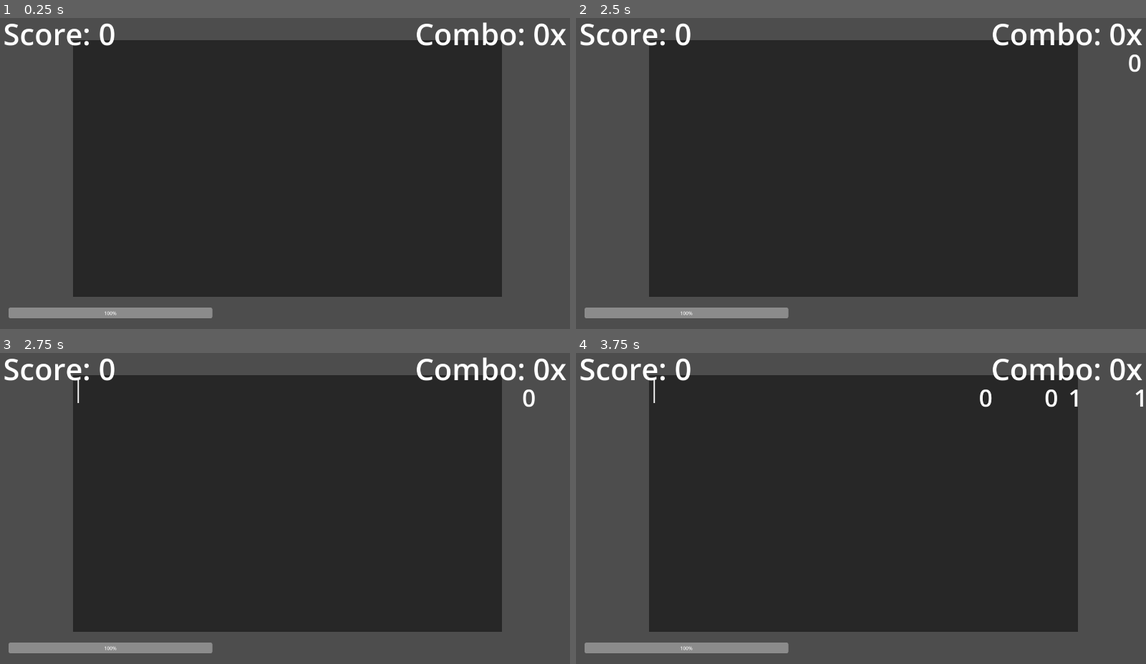
Above: before the commit, frames 1-4 (two rows, left to right).
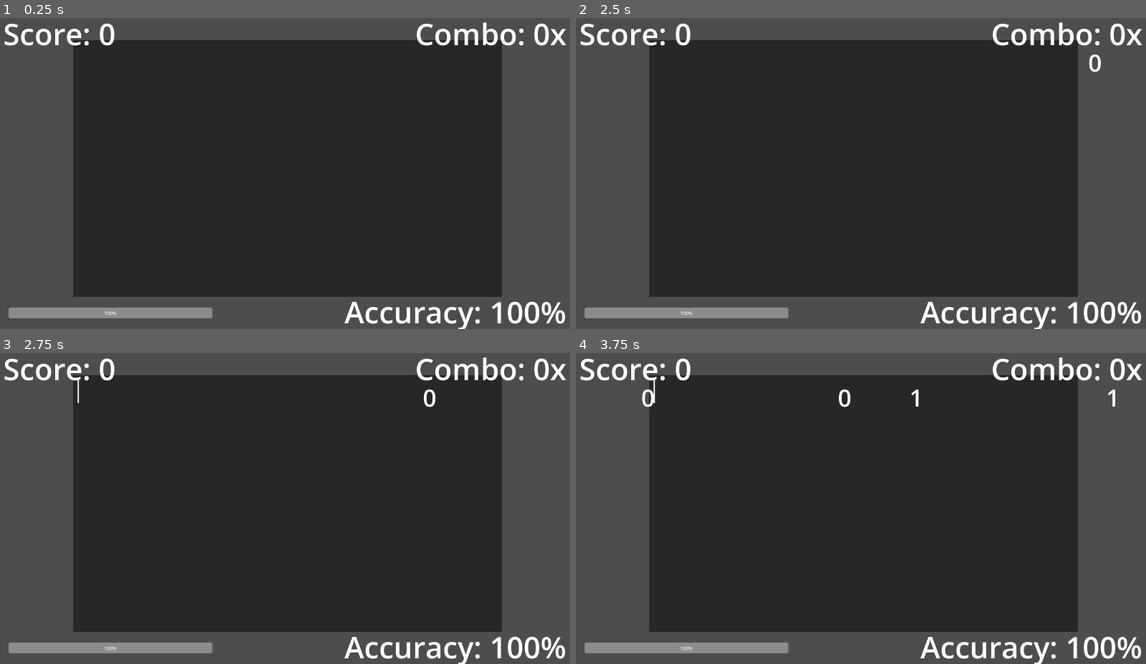
Above: after the commit, the same moments.

Repository: joeljanzen/Bitstreamer
Game: Godot game, scene res://Scenes/test_level.tscn
The game is run twice, just before and just after one commit, with the same random seed, the same clock (stepped at 60 frames per second) and the same inputs.
Inputs:
- Up to frame 1 (0.25 s): no input
- Up to frame 2 (2.5 s): tap Enter (enter) at 0.5, 1.55, 2, 2.1 s; tap 0 (0 bit) at 0.6 s; tap 1 (1 bit) at 0.8, 1.35 s; tap Space at 1.25 s; tap Q (spawn 0 bit) at 2.3 s
- Up to frame 3 (2.75 s): no input
- Up to frame 4 (3.75 s): tap Q (spawn 0 bit) at 2.85 s; tap W (spawn 1 bit) at 3.05, 3.6 s

The runs differ from the first frame. In frame 1, 1.0% of the frame differs, in the area x 60-100%, y 91-100%; in frame 2, 1.2%; in frame 3, 1.2%; in frame 4, 1.5%, in the area x 11-100%, y 11-100%.

Commit message:
Track overall accuracy

Diff:
--- a/Scenes/level_ui.tscn
+++ b/Scenes/level_ui.tscn
@@ -25,6 +25,18 @@
 fit_content = true
 scroll_active = false
 
+[node name="Accuracy" type="RichTextLabel" parent="CanvasLayer" unique_id=688530627]
+offset_left = 738.0
+offset_top = 954.0
+offset_right = 1908.0
+offset_bottom = 1062.0
+theme = ExtResource("1_gw16p")
+theme_override_font_sizes/normal_font_size = 100
+text = "Accuracy: 100%"
+fit_content = true
+scroll_active = false
+horizontal_alignment = 2
+
 [node name="Combo" type="RichTextLabel" parent="CanvasLayer" unique_id=286627677]
 offset_left = 1152.0
 offset_top = 18.0
--- a/Scripts/Gameplay/bit.gd
+++ b/Scripts/Gameplay/bit.gd
@@ -54,8 +54,7 @@
 
 	# bit is offscreen
 	if position.x < -Bit.get_width():
-		Signals.combo_break.emit()
-		Signals.damage.emit(_damage)
+		Signals.miss.emit(_damage)
 		queue_free()
 
 
@@ -86,9 +85,7 @@
 				return false
 			# score decreases, take extra damage, and lose combo
 			elif get_value() == BitType.Type.ZERO || get_value() == BitType.Type.ONE:
-				Signals.score.emit(PerformanceCalculator.get_score_on_incorrect())
-				Signals.damage.emit(PerformanceCalculator.get_damage_on_incorrect(_damage))
-				Signals.combo_break.emit()
+				Signals.miss.emit(PerformanceCalculator.get_damage_on_incorrect(_damage))
 
 		kill()
 		return true
@@ -98,7 +95,7 @@
 
 ## the game clicked the bit for you! (combo breaks and you don't get score)
 func auto_click() -> void:
-	Signals.combo_break.emit()
+	Signals.miss.emit(0) # works like a miss but you take no damage
 	kill()
 
 
--- a/Scripts/Gameplay/play_area.gd
+++ b/Scripts/Gameplay/play_area.gd
@@ -56,11 +56,11 @@
 
 	# DEBUG
 	if Input.is_action_just_pressed("spawn 0 bit"):
-		send_bit(BitType.Type.ZERO, 400)
+		send_bit(BitType.Type.ZERO, 1200)
 	elif Input.is_action_just_pressed("spawn 1 bit"):
-		send_bit(BitType.Type.ONE, 400)
+		send_bit(BitType.Type.ONE, 1200)
 	elif Input.is_action_just_pressed("spawn enter"):
-		send_bit(BitType.Type.ENTER, 400)
+		send_bit(BitType.Type.ENTER, 1200)
 
 
 ## send a bit down the current line
--- a/Scripts/Global/performance_calculator.gd
+++ b/Scripts/Global/performance_calculator.gd
@@ -15,9 +15,16 @@
 ## it's outside of this range, will not be autoclicked before it goes offscreen and bad things
 ## will happen
 var clickable_range = 500
+## holds statistics for the current level
+var statistics: LevelStatistics
 
 ## multiply the base damage by this amount on an incorrect click
 const INCORRECT_DAMAGE_MULT = 4
+
+
+## connect the statistics for the current level to the performance calculator
+func connect_stats(stats: LevelStatistics):
+	statistics = stats
 
 
 ## returns if a click is close enough to the perfect click time to be clickable,
@@ -33,7 +40,7 @@
 
 
 ## calculate the score to gain on a correct click,
-## given accuracy in milliseconds off the perfect click
+## given accuracy in milliseconds off a perfect click
 func get_score(accuracy: float) -> int:
 	accuracy = abs(accuracy)
 	if accuracy <= perfect_click_range:
@@ -44,11 +51,6 @@
 		return BAD_CLICK_SCORE
 
 
-## get the amount of score to lose on an incorrect click
-func get_score_on_incorrect() -> int:
-	return -PERFECT_CLICK_SCORE
-
-
 ## get the amount of damage to take on an incorrect click, given the base damage
 func get_damage_on_incorrect(base_damage: int) -> int:
 	return base_damage * INCORRECT_DAMAGE_MULT
--- a/Scripts/Global/signals.gd
+++ b/Scripts/Global/signals.gd
@@ -1,8 +1,15 @@
 extends Node
 ## global signals
 
+## score was gained.
+## provides the amount of score (can be negative)
 signal score(amount: int)
+## a bit has been missed.
+## provides the damage that is dealt as a result
+signal miss(damage: int)
 
-signal combo_break
-
-signal damage(amount: int)
+# this may not be used idk
+## a bit has been incorrectly clicked.
+## provides the base damage that is dealt as a result
+## (this will be multiplied by some value depending on level difficulty)
+signal incorrect_click(damage: int)
--- a/Scripts/UI/level_ui.gd
+++ b/Scripts/UI/level_ui.gd
@@ -1,18 +1,22 @@
+class_name LevelStatistics
 extends Control
 
 @onready var _score_label = $CanvasLayer/Score
 @onready var _combo_label = $CanvasLayer/Combo
 @onready var _health_bar = $CanvasLayer/ProgramHealth
+@onready var _accuracy_label = $CanvasLayer/Accuracy
 
 var _score: int = 0
 var _combo: int = 0
 var _max_combo: int = 0
+var _max_accuracy: float = 0
+var _accuracy: float = 100
 
 
 func _ready() -> void:
+	PerformanceCalculator.connect_stats(self)
 	Signals.score.connect(scored)
-	Signals.combo_break.connect(combo_broke)
-	Signals.damage.connect(damaged)
+	Signals.miss.connect(missed)
 
 
 ## points have been scored
@@ -23,20 +27,28 @@
 	_max_combo = max(_combo, _max_combo)
 
 	_combo_label.text = "Combo: %dx" % _combo
+	update_acc()
 
 
-## something has broken the combo (a bit was missed, etc.)
-func combo_broke() -> void:
+## the player missed a bit
+func missed(damage: int) -> void:
+	# break combo
 	_combo = 0
 	_combo_label.text = "Combo: %dx" % _combo
+	# take damage
+	_health_bar.value -= damage
+	update_acc()
 
 
-## something damaged the player
-func damaged(amount: int) -> void:
-	_health_bar.value -= amount
+## update player accuracy
+func update_acc():
+	# update accuracy
+	_max_accuracy += PerformanceCalculator.PERFECT_CLICK_SCORE
+	_accuracy = float(_score) / _max_accuracy * 100 # only works if score does not increase with combo
+	_accuracy_label.text = "Accuracy: %d%%" % _accuracy
 
 
-func get_score() -> int:
+func get_current_score() -> int:
 	return _score
 
 
@@ -46,3 +58,7 @@
 
 func get_max_combo() -> int:
 	return _max_combo
+
+
+func get_accuracy() -> float:
+	return _accuracy
